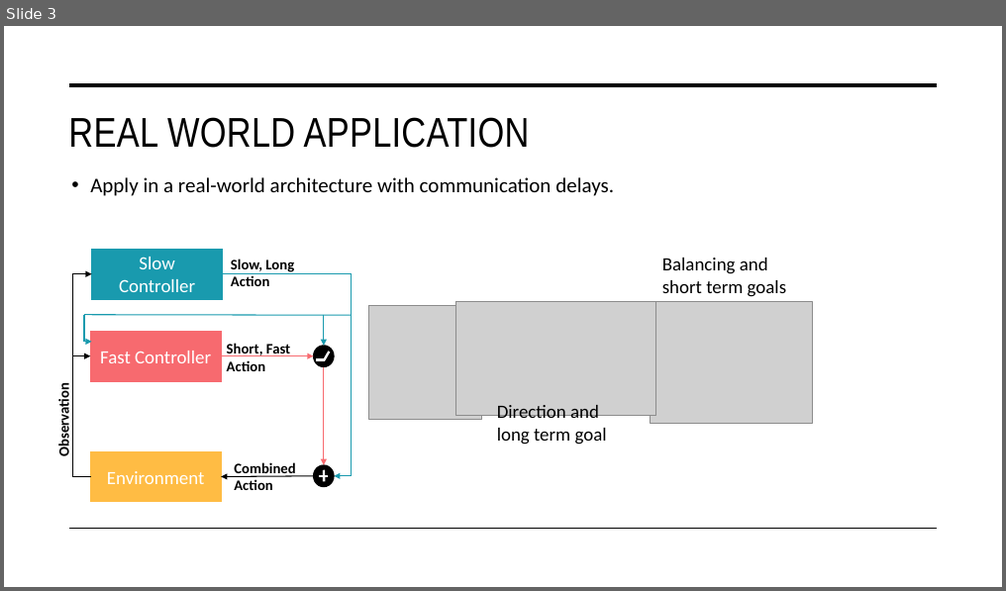
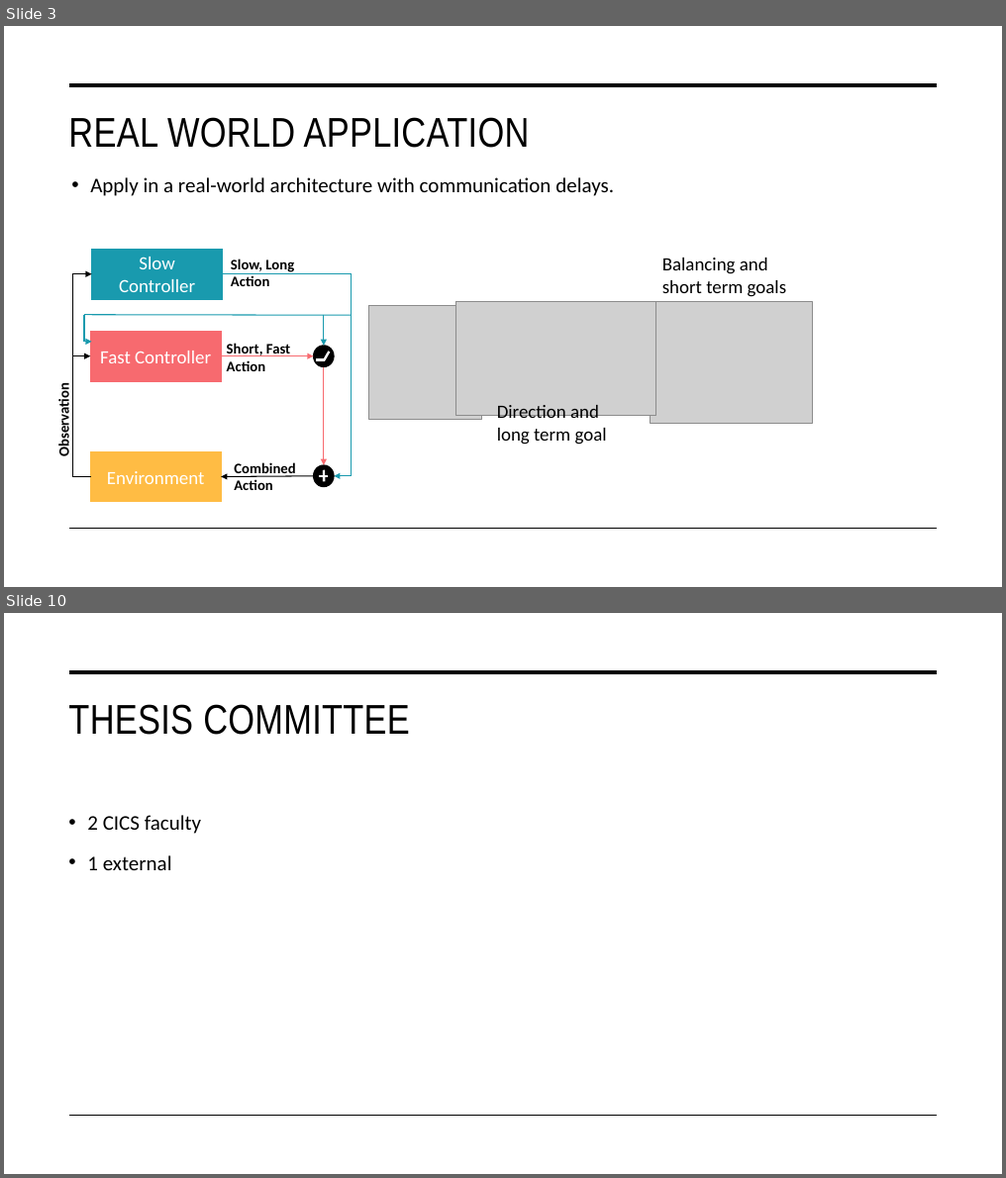
Before and after one commit to miracleyoo/TD3, a slide deck: documents/Temporally Layered Architecture.pptx. Shown one above the other, each under a label of ours: slide 3 before the commit, slides 3 and 10 after it; the slides between them are not shown. The pictures are 1006x591 and 1006x1178 pixels, drawn with LibreOffice and Linux fonts; fonts in the diff are those of the drawing; grey boxes stand for pictures. Boxes give left, top, right and bottom in pixels: in the first picture for what was removed or moved away, otherwise in the second. Text is boxed around its words. In the diff, an @@ line names an element or a change of style, - is before the commit and + after.

```diff
--- a/documents/Temporally Layered Architecture.pptx
+++ b/documents/Temporally Layered Architecture.pptx
@@ slide 10 added at <box>4,613,1002,1174</box>, background #FFFFFF; not listed: 2 template elements that a slide beside it also shows @@
@@ title added at <box>68,704,410,735</box>, 40 pt, text #000000 @@
+THESIS COMMITTEE
@@ text added at <box>87,815,201,870</box>, 20 pt, text #000000 @@
+• 2 CICS faculty
+• 1 external
```
Also in this commit, not shown: 6 other slides added.
